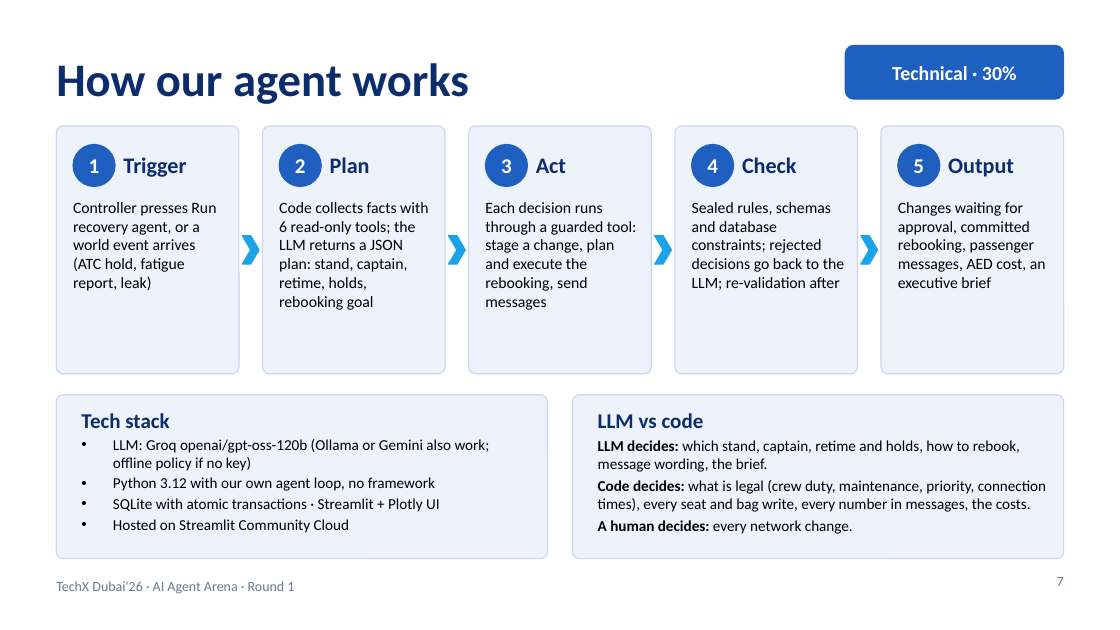
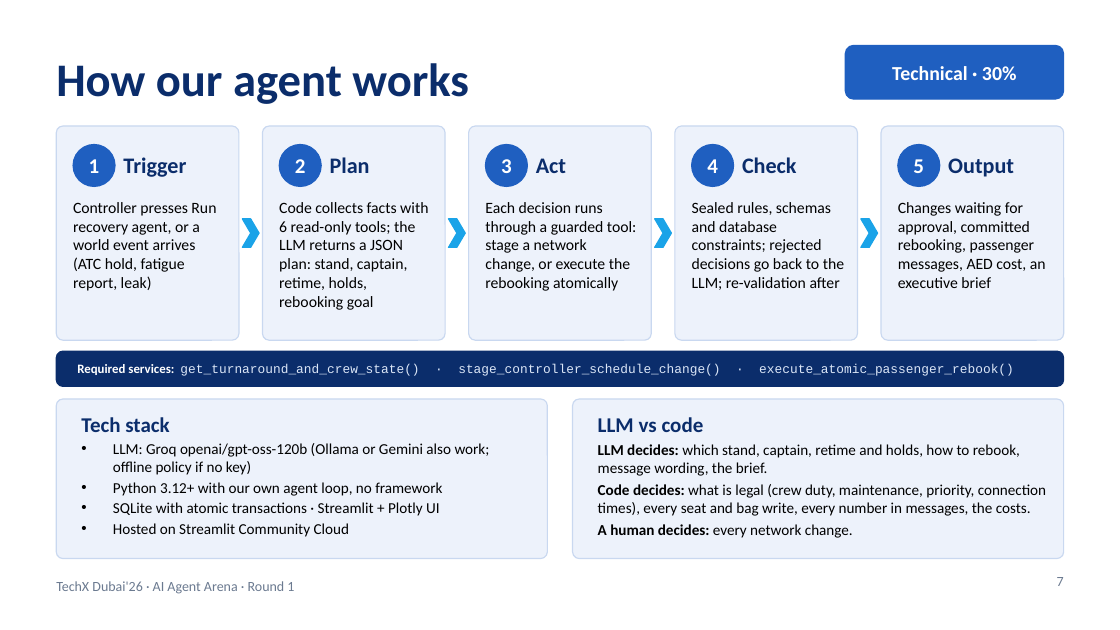
Before and after one commit to RithikhC/EagleX, a slide deck: slide 7 of docs/EagleX_Round1_Submission.pptx. Drawn at 1120x630 pixels with LibreOffice and Linux fonts; fonts in the diff are those of the drawing. Boxes give left, top, right and bottom in pixels: in the first picture for what was removed or moved away, otherwise in the second. Text is boxed around its words. In the diff, an @@ line names an element or a change of style, - is before the commit and + after.

```diff
--- a/docs/EagleX_Round1_Submission.pptx
+++ b/docs/EagleX_Round1_Submission.pptx
@@ rounded rectangle: place and size @@
-rounded rectangle at <box>56,126,239,374</box>
+rounded rectangle at <box>56,126,239,340</box>
@@ rounded rectangle: place and size @@
-rounded rectangle at <box>262,126,444,374</box>
+rounded rectangle at <box>262,126,444,340</box>
@@ rounded rectangle: place and size @@
-rounded rectangle at <box>469,126,651,374</box>
+rounded rectangle at <box>469,126,651,340</box>
@@ rounded rectangle: place and size @@
-rounded rectangle at <box>675,126,857,374</box>
+rounded rectangle at <box>675,126,857,340</box>
@@ rounded rectangle: place and size @@
-rounded rectangle at <box>881,126,1064,374</box>
+rounded rectangle at <box>881,126,1064,340</box>
@@ text at <box>485,202,636,291</box>: text changed @@
-Each decision runs through a guarded tool: stage a change, plan and execute the rebooking, send messages
+Each decision runs through a guarded tool: stage a network change, or execute the rebooking atomically
@@ 4 chevrons: place and size @@
-4 chevrons at <box>242,236,878,265</box>
+4 chevrons at <box>242,218,878,247</box>
@@ rounded rectangle added at <box>56,351,1064,386</box>, fill #0B2D6B, outline #0B2D6B 1 pt @@
@@ text added at <box>77,364,1014,376</box>, 11 pt, text #DBE6F7 @@
+Required services: get_turnaround_and_crew_state() · stage_controller_schedule_change() · execute_atomic_passenger_rebook()
@@ rounded rectangle: place and size @@
-rounded rectangle at <box>573,395,1065,559</box>
+rounded rectangle at <box>56,399,548,559</box>
@@ rounded rectangle at <box>56,399,548,559</box>: proportions changed @@
@@ rounded rectangle at <box>573,399,1065,559</box>: proportions changed @@
@@ rounded rectangle: place and size @@
-rounded rectangle at <box>56,395,548,559</box>
+rounded rectangle at <box>573,399,1065,559</box>
@@ text "LLM vs code": place and size @@
-text "LLM vs code" at <box>598,413,1046,534</box>
+text "LLM vs code" at <box>598,417,1046,538</box>
@@ text at <box>113,482,442,496</box>: text changed @@
-• Python 3.12 with our own agent loop, no framework
+• Python 3.12+ with our own agent loop, no framework
```
Also in this commit, not shown: 4 other slides changed, 3 other files.
